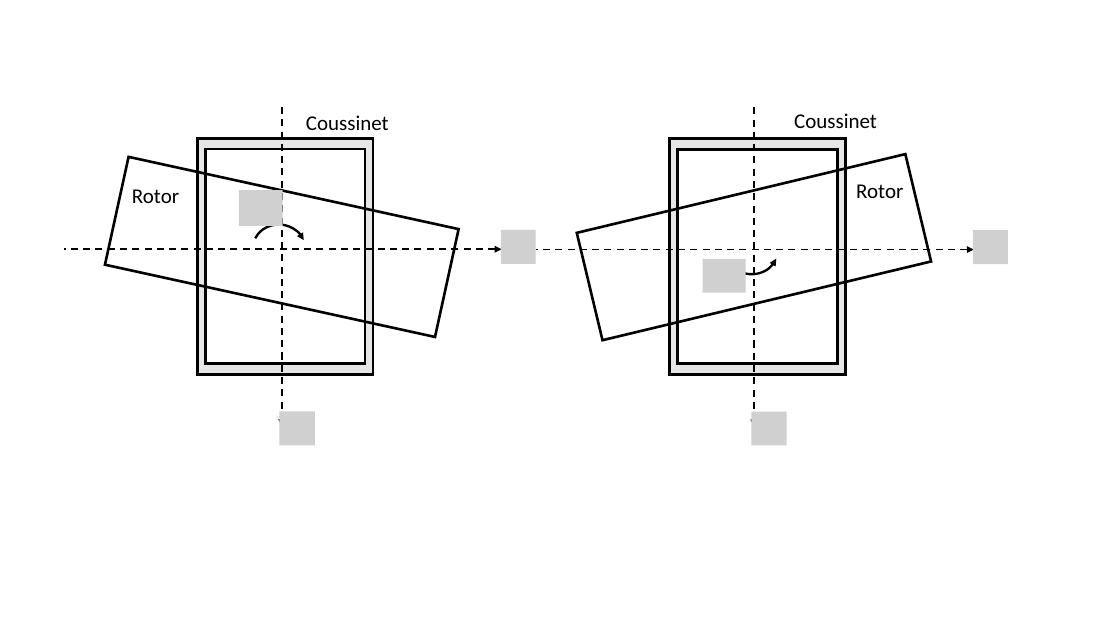
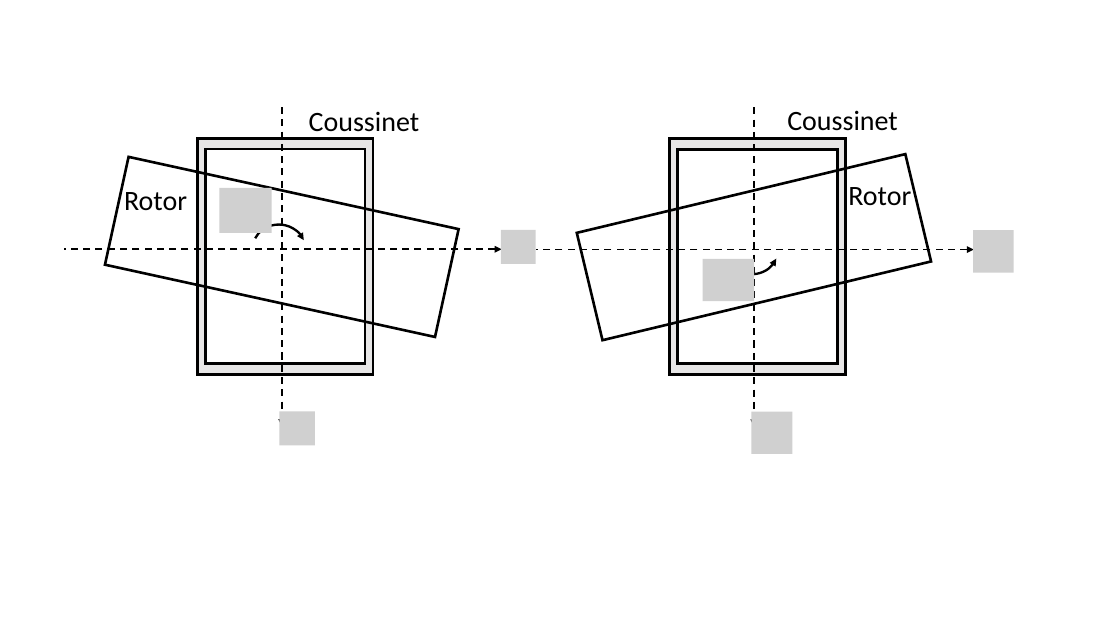
Before and after one commit to SilunZ/TheseME, a slide deck: slide 2 of CH2. Modélisation du palier hydrodynamique/figures/figure_ paliers hydrodynamiques.pptx. Drawn at 1120x630 pixels with LibreOffice and Linux fonts; fonts in the diff are those of the drawing; grey boxes stand for pictures. Boxes give left, top, right and bottom in pixels: in the first picture for what was removed or moved away, otherwise in the second. Text is boxed around its words. In the diff, an @@ line names an element or a change of style, - is before the commit and + after.

```diff
--- a/CH2. Modélisation du palier hydrodynamique/figures/figure_ paliers hydrodynamiques.pptx
+++ b/CH2. Modélisation du palier hydrodynamique/figures/figure_ paliers hydrodynamiques.pptx
@@ size 18 to 24 pt in 4 elements at (124,192,187,210), (848,182,911,206), (787,110,898,131), (309,112,420,138) @@
@@ text "Coussinet": place and size @@
-text "Coussinet" at (794,113,877,128)
+text "Coussinet" at (787,110,898,131)
@@ picture: place and size @@
-picture at (239,190,282,226)
+picture at (219,188,271,234)
@@ picture: place and size @@
-picture at (973,230,1007,264)
+picture at (973,230,1014,272)
@@ picture: place and size @@
-picture at (703,259,746,292)
+picture at (703,259,755,301)
@@ picture: place and size @@
-picture at (752,412,787,445)
+picture at (752,412,793,454)
```
Also in this commit, not shown: 1 other slide changed, 23 other files.
